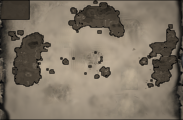
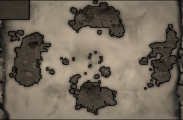
The second 183 × 120 image is a revision of the first. Changes to its layers:
removed layer "Pasted Layer #1" over [0,0,179,90]
removed layer "Pasted Layer #2" over [0,0,179,88]
added layer "lands" above "stroke" over [0,0,179,114]
added layer "stroke" above "shadow" over [0,0,179,115]
added layer "shadow" above "Layer #2" over [0,0,181,119]
painted on "Layer #1" over [24,11,148,118]
